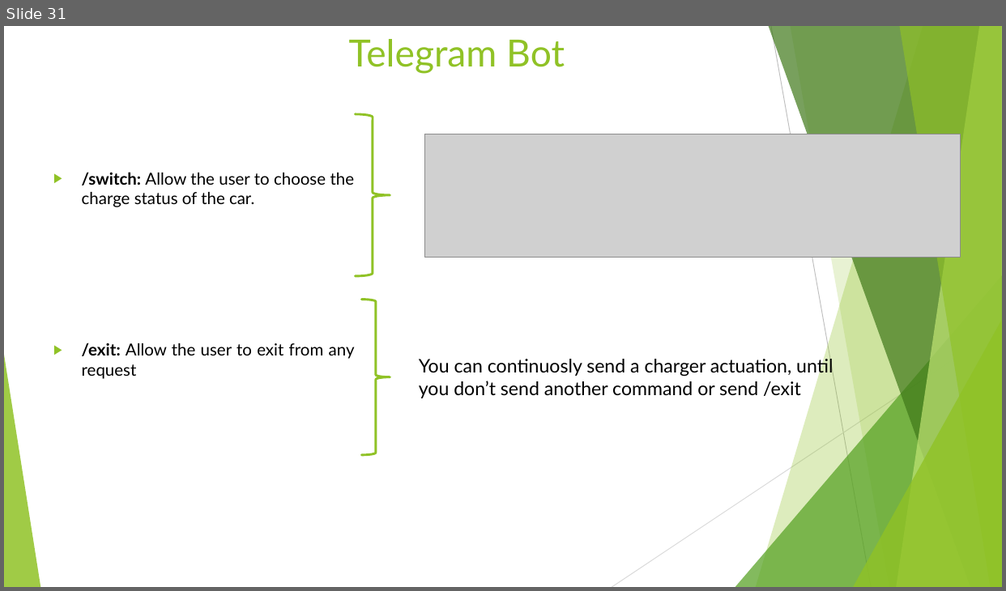
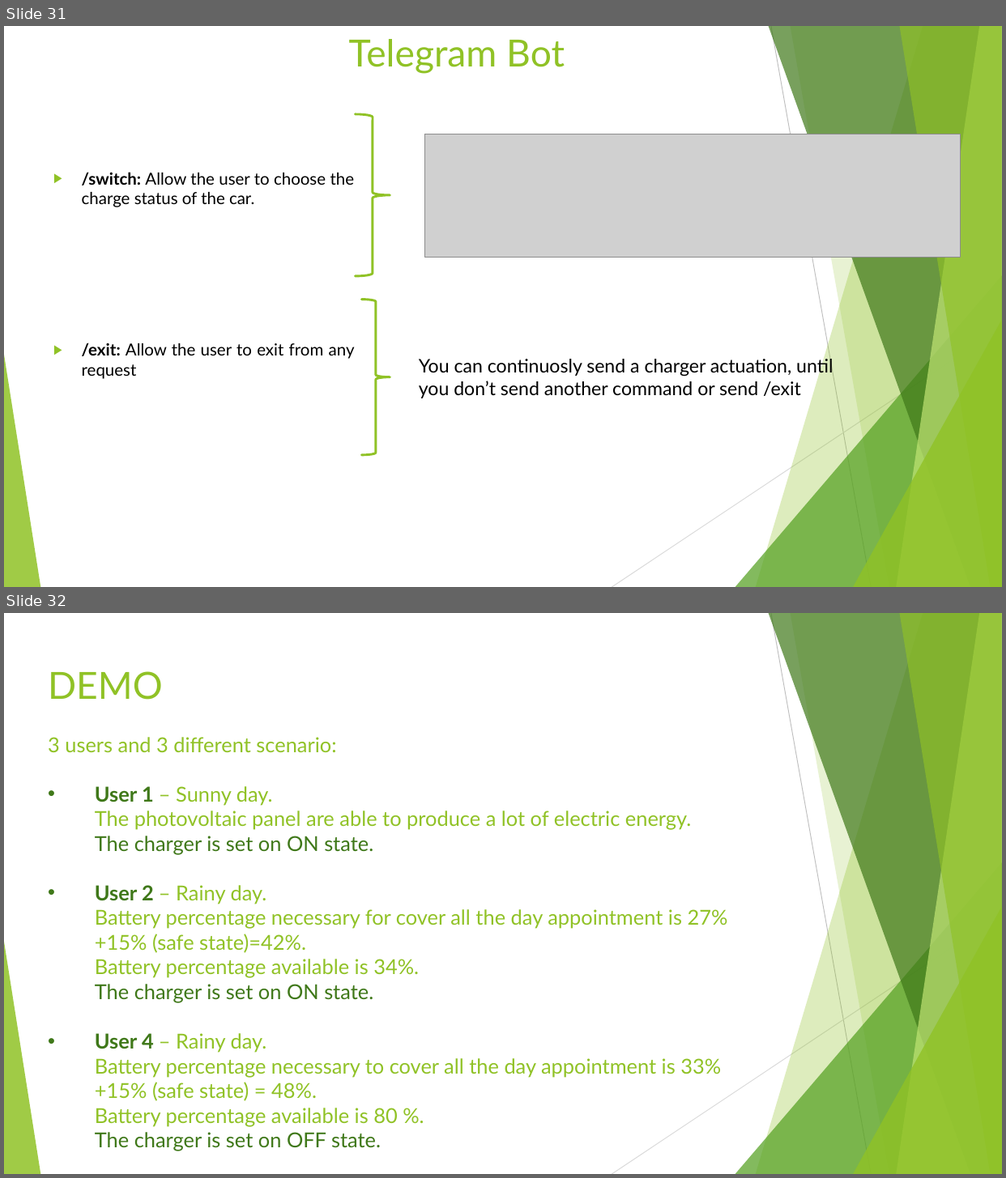
Before and after one commit to annageraci/Battery_Charger_Smart, a slide deck: Materiale Extra/Presentazione del progetto.pptx. Shown one above the other, each under a label of ours: slide 31 before the commit, slides 31 and 32 after it. The pictures are 1006x591 and 1006x1178 pixels, drawn with LibreOffice and Linux fonts; fonts in the diff are those of the drawing; grey boxes stand for pictures. Boxes give left, top, right and bottom in pixels: in the first picture for what was removed or moved away, otherwise in the second. Text is boxed around its words. In the diff, an @@ line names an element or a change of style, - is before the commit and + after.

Commit message:
+15% safe state

```diff
--- a/Materiale Extra/Presentazione del progetto.pptx
+++ b/Materiale Extra/Presentazione del progetto.pptx
@@ slide 32 added at <box>4,613,1002,1174</box>, background #FFFFFF; not listed: 10 template elements that a slide beside it also shows @@
@@ title added at <box>48,671,163,700</box>, 36 pt, text #90C226 @@
+DEMO
@@ text added at <box>48,737,728,1152</box>, 19.8 pt, text #90C226 @@
+3 users and 3 different scenario:
+• User 1 – Sunny day.
+  The photovoltaic panel are able to produce a lot of electric energy.
+  The charger is set on ON state.
+• User 2 – Rainy day.
+  Battery percentage necessary for cover all the day appointment is 27%+15% (safe state)=42%.
+  Battery percentage available is 34%.
+  The charger is set on ON state.
+• User 4 – Rainy day.
+  Battery percentage necessary to cover all the day appointment is 33% +15% (safe state) = 48%.
+  Battery percentage available is 80 %.
+  The charger is set on OFF state.
```
Also in this commit, not shown: 2 slides changed, 4 other files.
